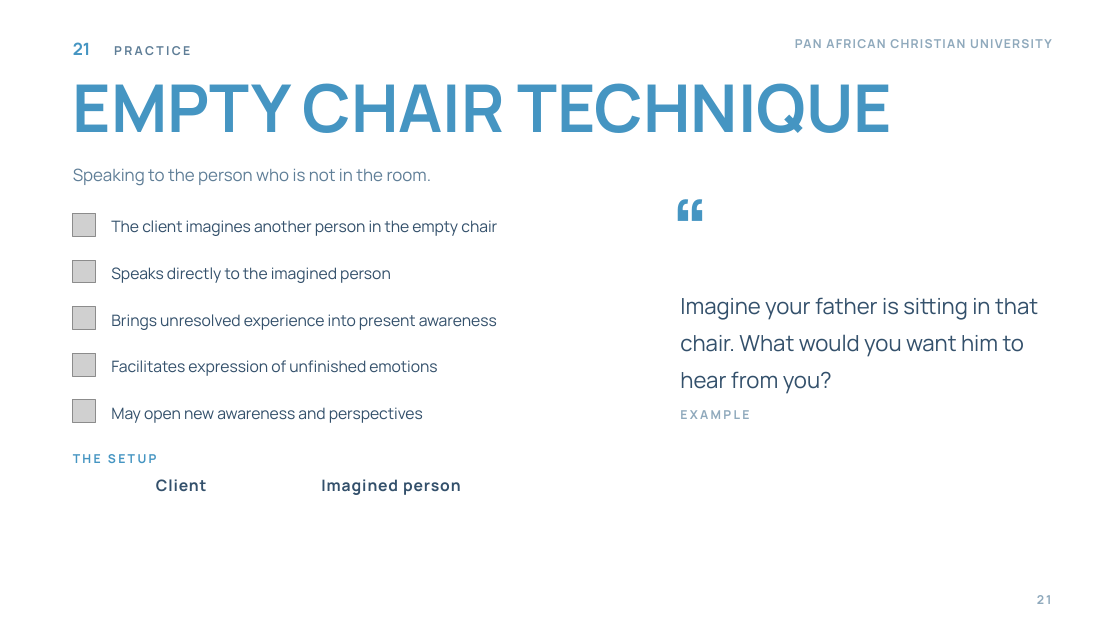
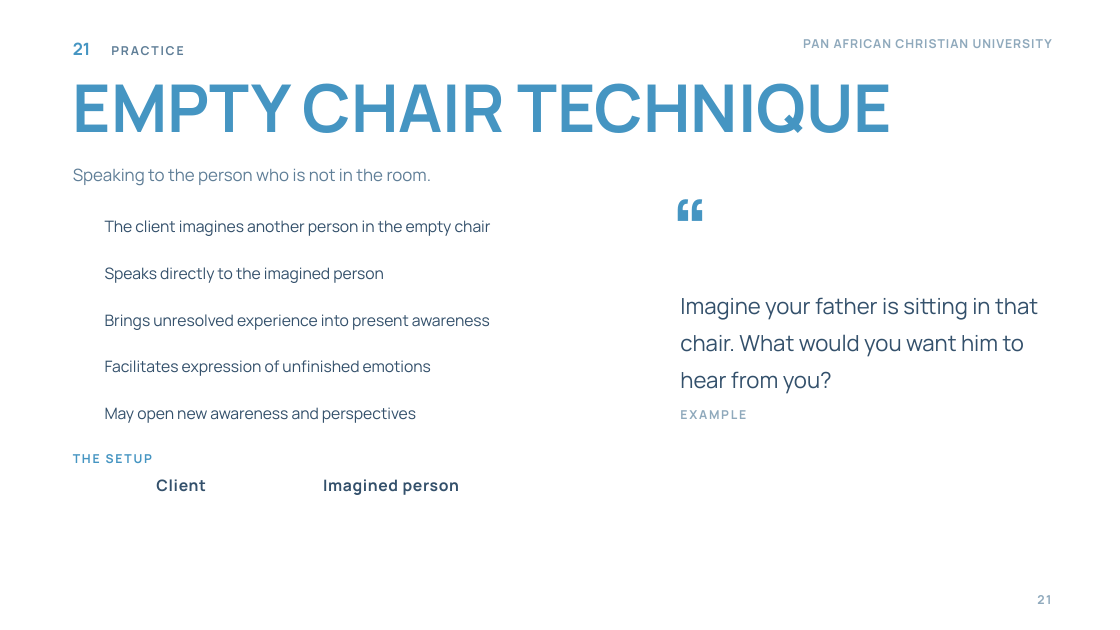
Before and after one commit to wambetebenjamin/Business-e-books, a slide deck: slide 21 of presentations/gestalt-theory-counselling/Gestalt Theory and Its Application to Counselling.pptx. Drawn at 1120x630 pixels with LibreOffice and Linux fonts; fonts in the diff are those of the drawing; grey boxes stand for pictures; background and template pictures are left out. Boxes give left, top, right and bottom in pixels: in the first picture for what was removed or moved away, otherwise in the second. Text is boxed around its words. In the diff, an @@ line names an element or a change of style, - is before the commit and + after.

```diff
--- a/presentations/gestalt-theory-counselling/Gestalt Theory and Its Application to Counselling.pptx
+++ b/presentations/gestalt-theory-counselling/Gestalt Theory and Its Application to Counselling.pptx
@@ text "21 PRACTICE" at (73, 42, 183, 55): letter spacing 2 to 1.6 pt in "PRACTICE" @@
@@ text "PAN AFRICAN CHRISTIAN UNIVERSITY" at (803, 39, 968, 48): letter spacing 1.1 to 0.8 pt @@
@@ picture removed at (73, 213, 96, 236) @@
@@ text "The client imagines another person ...": place and size @@
-text "The client imagines another person ..." at (111, 220, 497, 236)
+text "The client imagines another person ..." at (105, 220, 491, 236)
@@ picture removed at (73, 260, 96, 283) @@
@@ text "Speaks directly to the imagined ...": place and size @@
-text "Speaks directly to the imagined ..." at (111, 267, 391, 283)
+text "Speaks directly to the imagined ..." at (105, 267, 384, 283)
@@ picture removed at (73, 307, 96, 329) @@
@@ text "Brings unresolved experience into present ...": place and size @@
-text "Brings unresolved experience into present ..." at (111, 314, 497, 330)
+text "Brings unresolved experience into present ..." at (105, 314, 490, 330)
@@ picture removed at (73, 354, 96, 376) @@
@@ text "Facilitates expression of unfinished emotions": place and size @@
-text "Facilitates expression of unfinished emotions" at (111, 360, 437, 376)
+text "Facilitates expression of unfinished emotions" at (105, 360, 431, 376)
@@ picture removed at (73, 400, 96, 423) @@
@@ text "May open new awareness and ...": place and size @@
-text "May open new awareness and ..." at (111, 407, 423, 423)
+text "May open new awareness and ..." at (105, 407, 416, 423)
@@ text "EXAMPLE" at (680, 410, 746, 419): letter spacing 2 to 1.6 pt @@
@@ text "THE SETUP" at (73, 454, 152, 463): letter spacing 2 to 1.6 pt @@
@@ text "Imagined person" at (323, 479, 459, 495): letter spacing 0.8 to 0.6 pt @@
```
Also in this commit, not shown: 30 other slides changed, 33 other files.
